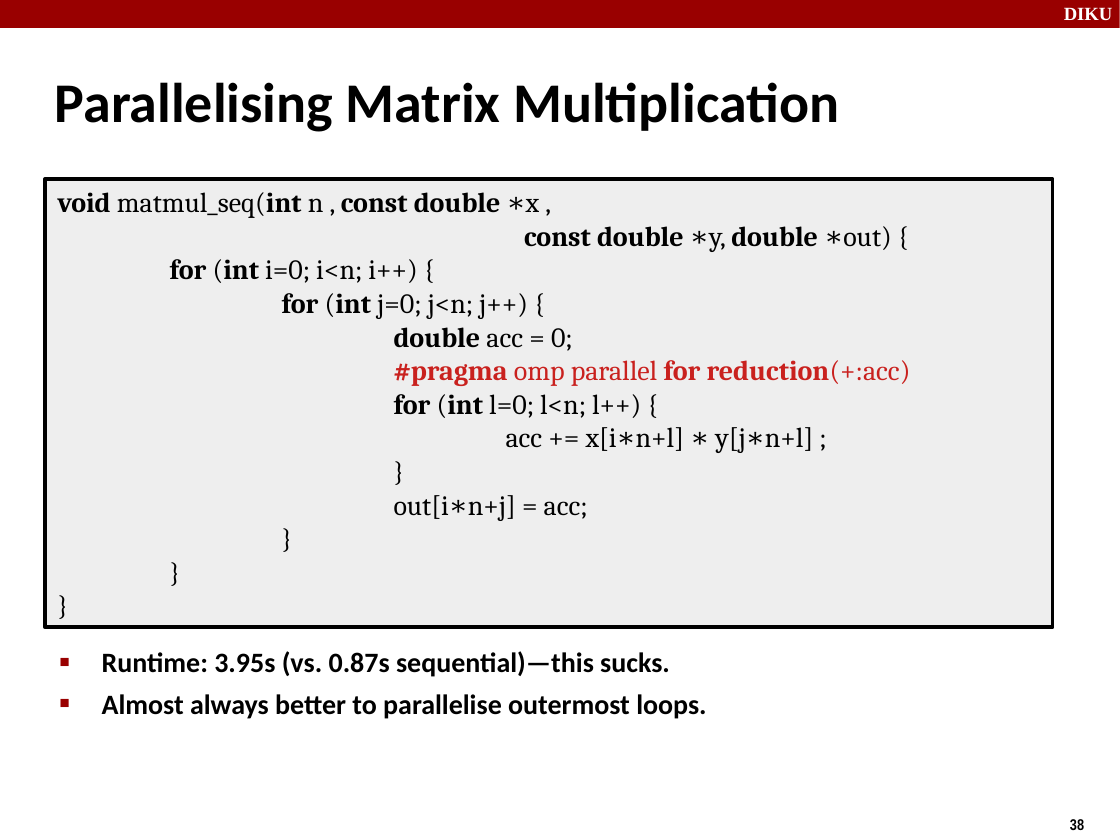
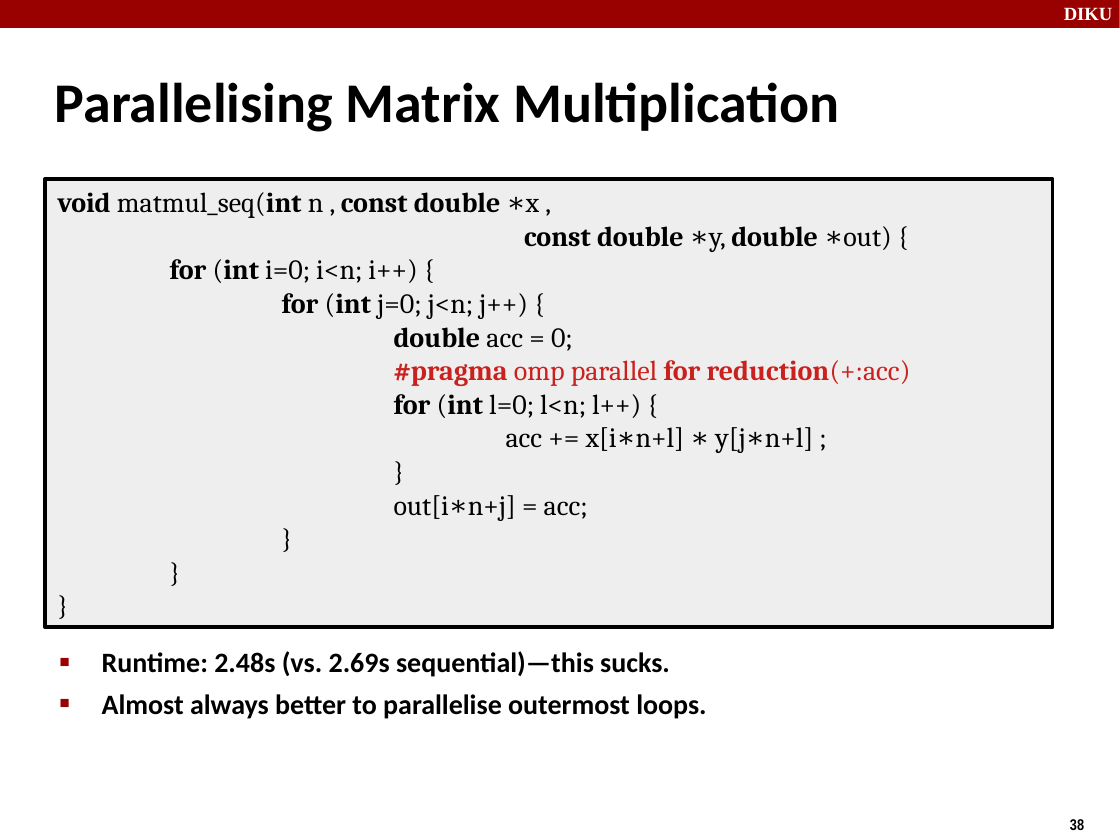
Before and after one commit to diku-dk/hpps-e2021-pub, a slide deck: slide 38 of material/6-l-2/concurrent programming I.odp. Drawn at 1120x840 pixels with LibreOffice and Linux fonts; fonts in the diff are those of the drawing. Boxes give left, top, right and bottom in pixels: in the first picture for what was removed or moved away, otherwise in the second. Text is boxed around its words. In the diff, an @@ line names an element or a change of style, - is before the commit and + after.

```diff
--- a/material/6-l-2/concurrent programming I.odp
+++ b/material/6-l-2/concurrent programming I.odp
@@ text at (102,651,670,677): text changed @@
-■ Runtime: 3.95s (vs. 0.87s sequential)—this sucks.
+■ Runtime: 2.48s (vs. 2.69s sequential)—this sucks.
```
Also in this commit, not shown: 3 other slides changed, 1 slide added, 2 other files.
